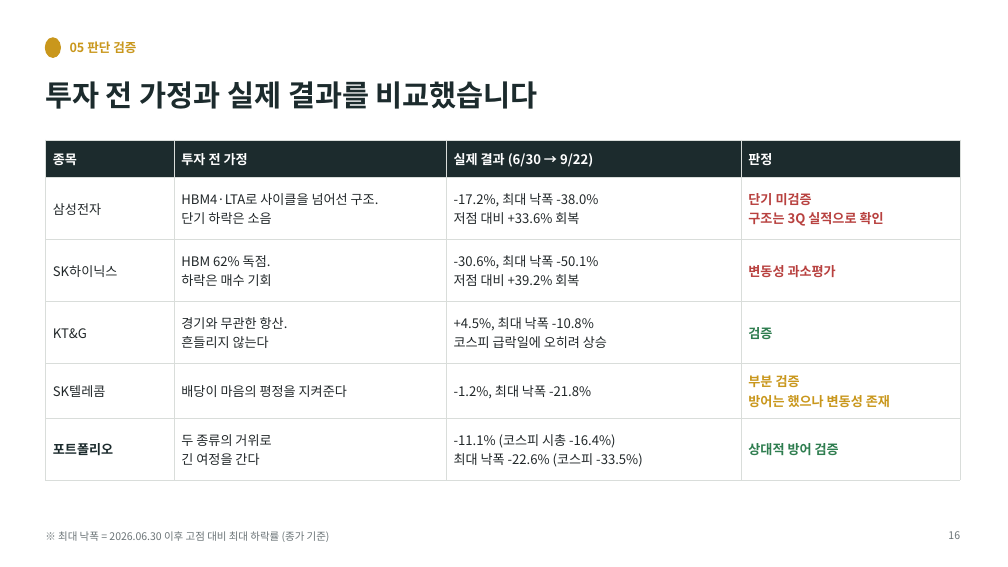
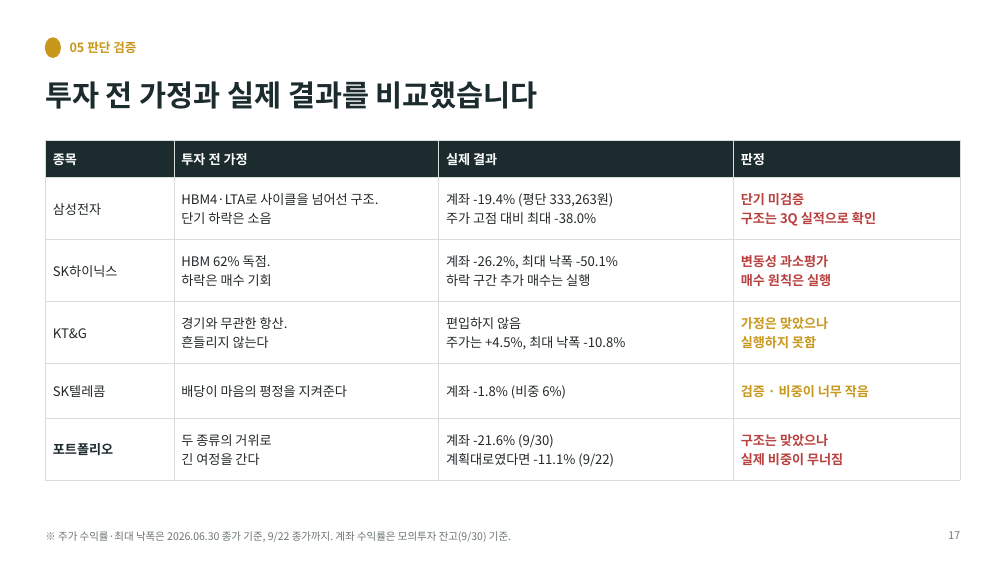
Before and after one commit to HyeonSooJ/marcap, a slide deck: slide 17 of 가치투자대회_최종보고서_정현수.pptx (slide 16 before the commit). Drawn at 1008x567 pixels with LibreOffice and Linux fonts; fonts in the diff are those of the drawing. Boxes give left, top, right and bottom in pixels: in the first picture for what was removed or moved away, otherwise in the second. Text is boxed around its words. In the diff, an @@ line names an element or a change of style, - is before the commit and + after.

```diff
--- a/가치투자대회_최종보고서_정현수.pptx
+++ b/가치투자대회_최종보고서_정현수.pptx
@@ table at box(45, 140, 960, 471) @@
-row 1, column 3: 실제 결과 (6/30 → 9/22)
+row 1, column 3: 실제 결과
-row 2, column 3: -17.2%, 최대 낙폭 -38.0% / 저점 대비 +33.6% 회복
+row 2, column 3: 계좌 -19.4% (평단 333,263원) / 주가 고점 대비 최대 -38.0%
-row 3, column 3: -30.6%, 최대 낙폭 -50.1% / 저점 대비 +39.2% 회복
+row 3, column 3: 계좌 -26.2%, 최대 낙폭 -50.1% / 하락 구간 추가 매수는 실행
-row 3, column 4: 변동성 과소평가
+row 3, column 4: 변동성 과소평가 / 매수 원칙은 실행
-row 4, column 3: +4.5%, 최대 낙폭 -10.8% / 코스피 급락일에 오히려 상승
+row 4, column 3: 편입하지 않음 / 주가는 +4.5%, 최대 낙폭 -10.8%
-row 4, column 4: 검증
+row 4, column 4: 가정은 맞았으나 / 실행하지 못함
-row 5, column 3: -1.2%, 최대 낙폭 -21.8%
+row 5, column 3: 계좌 -1.8% (비중 6%)
-row 5, column 4: 부분 검증 / 방어는 했으나 변동성 존재
+row 5, column 4: 검증 · 비중이 너무 작음
-row 6, column 3: -11.1% (코스피 시총 -16.4%) / 최대 낙폭 -22.6% (코스피 -33.5%)
+row 6, column 3: 계좌 -21.6% (9/30) / 계획대로였다면 -11.1% (9/22)
-row 6, column 4: 상대적 방어 검증
+row 6, column 4: 구조는 맞았으나 / 실제 비중이 무너짐
@@ text at box(58, 531, 511, 542): text changed @@
-※ 최대 낙폭 = 2026.06.30 이후 고점 대비 최대 하락률 (종가 기준)
+※ 주가 수익률·최대 낙폭은 2026.06.30 종가 기준, 9/22 종가까지. 계좌 수익률은 모의투자 잔고(9/30) 기준.
@@ text at box(948, 531, 960, 539): text changed @@
-16
+17
```
Also in this commit, not shown: 9 other slides changed, 2 slides added.
